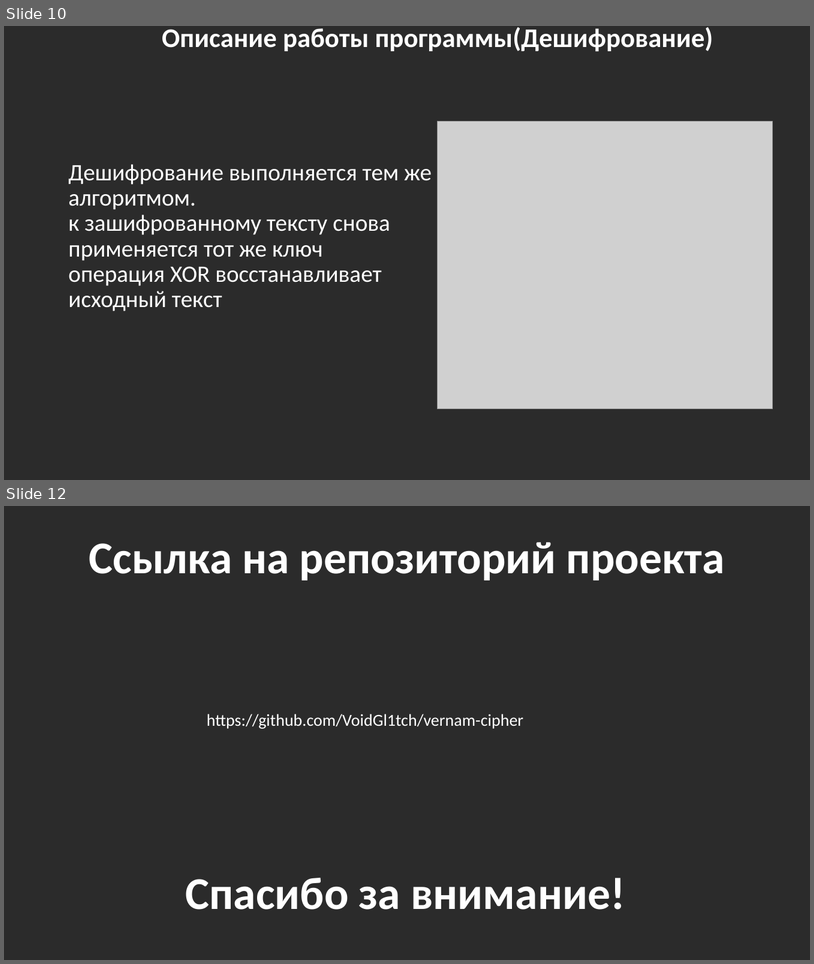
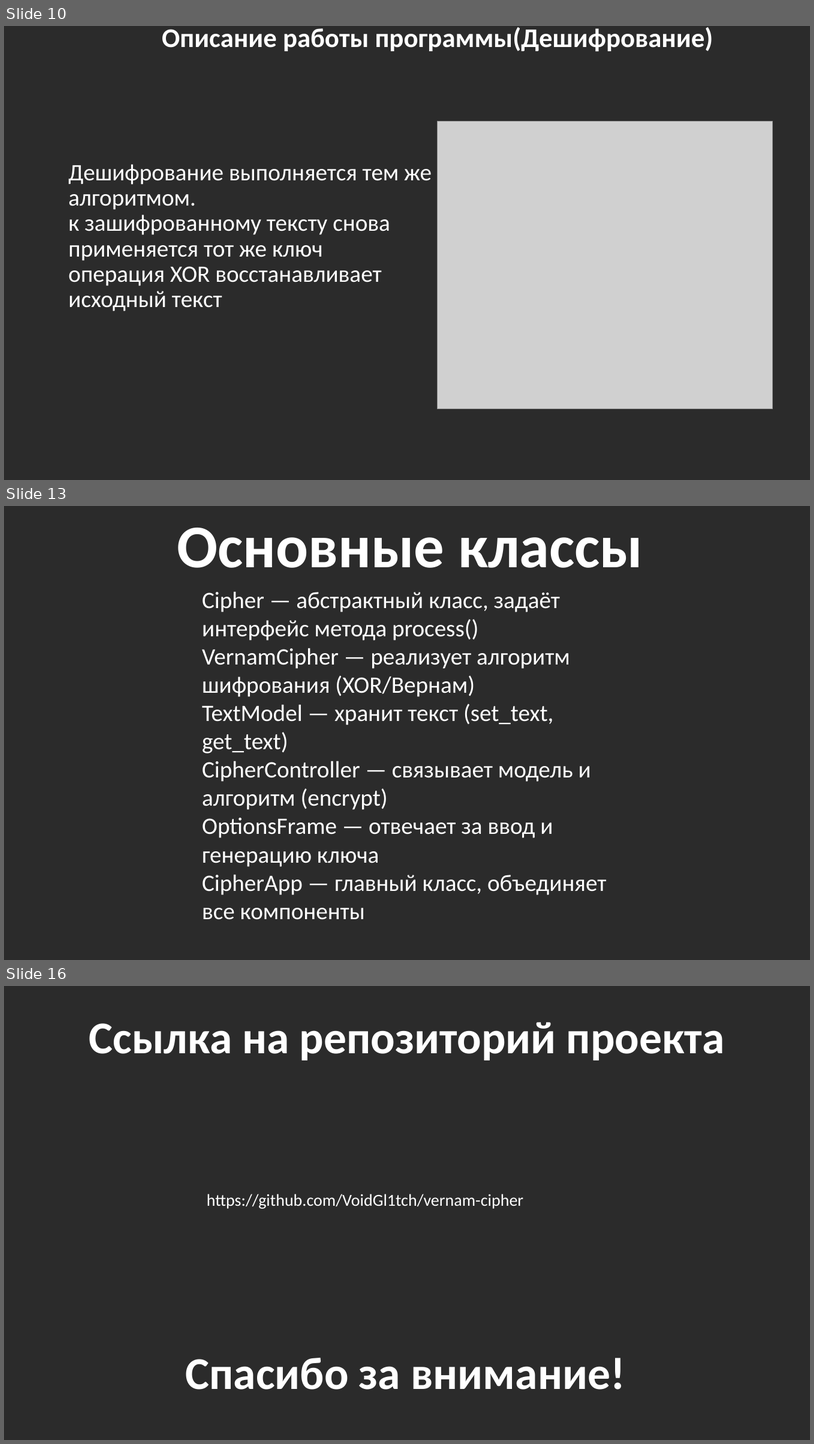
Before and after one commit to VoidGl1tch/vernam-cipher, a slide deck: proekt1.pptx. Shown one above the other, each under a label of ours: slides 10 and 12 before the commit, slides 10, 13 and 16 after it; the slides between them are not shown. The pictures are 814x964 and 814x1444 pixels, drawn with LibreOffice and Linux fonts; fonts in the diff are those of the drawing; grey boxes stand for pictures; background and template pictures are left out; a plain dark background stands for a picture behind light text. Boxes give left, top, right and bottom in pixels: in the first picture for what was removed or moved away, otherwise in the second. Text is boxed around its words. In the diff, an @@ line names an element or a change of style, - is before the commit and + after.

```diff
--- a/proekt1.pptx
+++ b/proekt1.pptx
@@ slide 13 added at [4, 506, 810, 960], background picture (left out) @@
@@ text added at [177, 528, 643, 568], 72 pt, text #FFFFFF, bold @@
+Основные классы
@@ text added at [202, 591, 607, 919], 28 pt, text #FFFFFF @@
+Cipher — абстрактный класс, задаёт интерфейс метода process()
+VernamCipher — реализует алгоритм шифрования (XOR/Вернам)
+TextModel — хранит текст (set_text, get_text)
+CipherController — связывает модель и алгоритм (encrypt)
+OptionsFrame — отвечает за ввод и генерацию ключа
+CipherApp — главный класс, объединяет все компоненты
@@ what was slide 12 is now slide 16 @@
```
Also in this commit, not shown: 1 slide changed, 3 other slides added, 1 other file.
